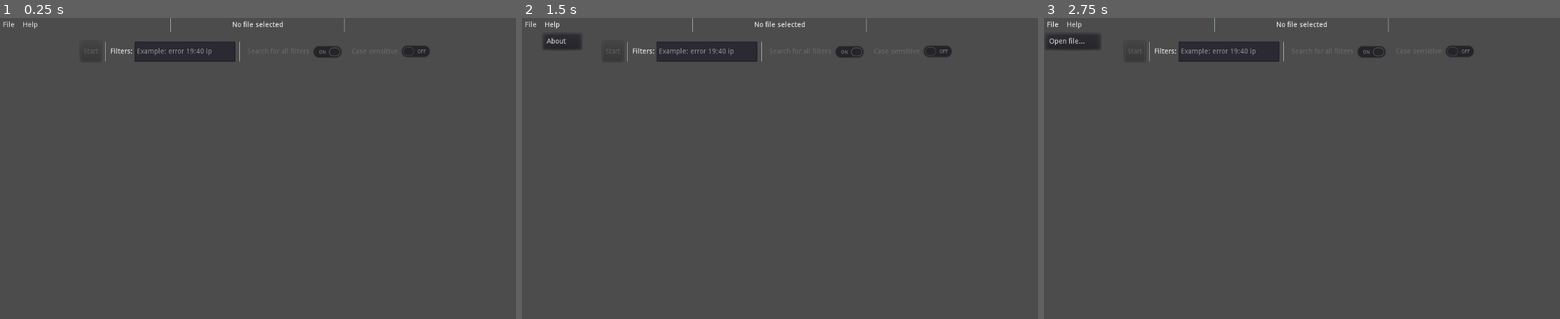
Above: before the commit, frames 1-3 (left to right).
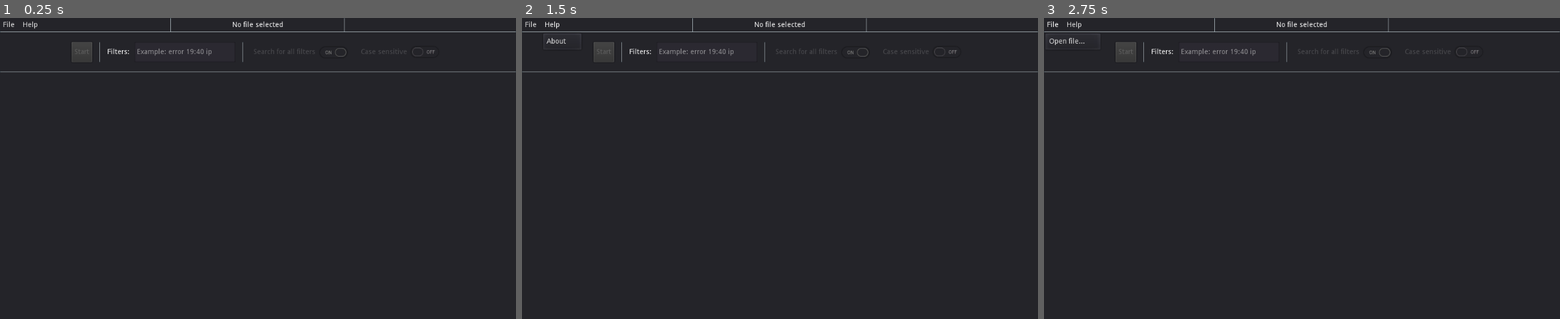
Above: after the commit, the same moments.

Repository: Lyaaaaaaaaaaaaaaa/Logs_Filter_2
Game: Godot game, scene res://src/main.tscn
Same seed, same stepped clock (60 frames per second), same inputs: the game is played once before the commit and once after it.
Inputs:
- Up to frame 1 (0.25 s): no input
- Up to frame 2 (1.5 s): click "File" at 0.5 s; click "Help" at 1.25 s
- Up to frame 3 (2.75 s): click "File" at 2 s

The runs differ from the first frame. In frame 1, 98% of the frame differs, in the area x 0-100%, y 0-100%; in frame 2, 97%; in frame 3, 97%.

Commit message:
Updated the interface
- The interface is now responsive

Diff:
--- a/Godot/src/interface/output_display.tscn
+++ b/Godot/src/interface/output_display.tscn
@@ -5,15 +5,27 @@
 [node name="OutputDisplay" type="Panel"]
 anchor_right = 1.0
 anchor_bottom = 1.0
-margin_right = -124.0
 script = ExtResource( 1 )
 __meta__ = {
 "_edit_use_anchors_": false
 }
 
-[node name="RichLabel" type="RichTextLabel" parent="."]
-margin_right = 900.0
-margin_bottom = 600.0
+[node name="MarginContainer" type="MarginContainer" parent="."]
+anchor_right = 1.0
+anchor_bottom = 1.0
+custom_constants/margin_right = 20
+custom_constants/margin_top = 20
+custom_constants/margin_left = 20
+custom_constants/margin_bottom = 20
+__meta__ = {
+"_edit_use_anchors_": false
+}
+
+[node name="RichLabel" type="RichTextLabel" parent="MarginContainer"]
+margin_left = 20.0
+margin_top = 20.0
+margin_right = 1004.0
+margin_bottom = 580.0
 focus_mode = 2
 tab_size = 2
 selection_enabled = true
--- a/Godot/src/interface/tool_bar.tscn
+++ b/Godot/src/interface/tool_bar.tscn
@@ -6,52 +6,59 @@
 anchor_right = 1.0
 anchor_bottom = 1.0
 margin_bottom = -520.0
+rect_min_size = Vector2( 0, 80 )
 script = ExtResource( 1 )
 __meta__ = {
 "_edit_use_anchors_": false
 }
 
-[node name="CenterContainer" type="CenterContainer" parent="."]
+[node name="MarginContainer" type="MarginContainer" parent="."]
+anchor_right = 1.0
+anchor_bottom = 1.0
+__meta__ = {
+"_edit_use_anchors_": false
+}
+
+[node name="CenterContainer" type="CenterContainer" parent="MarginContainer"]
 margin_right = 1024.0
 margin_bottom = 80.0
 __meta__ = {
 "_edit_use_anchors_": false
 }
 
-[node name="HBoxContainer" type="HBoxContainer" parent="CenterContainer"]
-margin_left = 160.0
+[node name="HBoxContainer" type="HBoxContainer" parent="MarginContainer/CenterContainer"]
+margin_left = 142.0
 margin_top = 20.0
-margin_right = 864.0
+margin_right = 882.0
 margin_bottom = 60.0
+custom_constants/separation = 10
 __meta__ = {
 "_edit_use_anchors_": false
 }
 
-[node name="StartButton" type="Button" parent="CenterContainer/HBoxContainer"]
+[node name="StartButton" type="Button" parent="MarginContainer/CenterContainer/HBoxContainer"]
 margin_right = 41.0
 margin_bottom = 40.0
 grow_horizontal = 2
-size_flags_horizontal = 3
-size_flags_vertical = 3
 disabled = true
 text = "Start"
 
-[node name="VSeparator" type="VSeparator" parent="CenterContainer/HBoxContainer"]
-margin_left = 45.0
-margin_right = 55.0
+[node name="VSeparator" type="VSeparator" parent="MarginContainer/CenterContainer/HBoxContainer"]
+margin_left = 51.0
+margin_right = 61.0
 margin_bottom = 40.0
 custom_constants/separation = 10
 
-[node name="Label" type="Label" parent="CenterContainer/HBoxContainer"]
-margin_left = 59.0
+[node name="Label" type="Label" parent="MarginContainer/CenterContainer/HBoxContainer"]
+margin_left = 71.0
 margin_top = 13.0
-margin_right = 103.0
+margin_right = 115.0
 margin_bottom = 27.0
 text = "Filters:"
 
-[node name="LineEdit" type="LineEdit" parent="CenterContainer/HBoxContainer"]
-margin_left = 107.0
-margin_right = 307.0
+[node name="LineEdit" type="LineEdit" parent="MarginContainer/CenterContainer/HBoxContainer"]
+margin_left = 125.0
+margin_right = 325.0
 margin_bottom = 40.0
 rect_min_size = Vector2( 200, 0 )
 expand_to_text_length = true
@@ -59,27 +66,27 @@
 placeholder_text = "Example: error 19:40 ip"
 caret_blink = true
 
-[node name="VSeparator2" type="VSeparator" parent="CenterContainer/HBoxContainer"]
-margin_left = 311.0
-margin_right = 321.0
+[node name="VSeparator2" type="VSeparator" parent="MarginContainer/CenterContainer/HBoxContainer"]
+margin_left = 335.0
+margin_right = 345.0
 margin_bottom = 40.0
 custom_constants/separation = 10
 
-[node name="SwitchModeButton" type="CheckButton" parent="CenterContainer/HBoxContainer"]
-margin_left = 325.0
-margin_right = 528.0
+[node name="SwitchModeButton" type="CheckButton" parent="MarginContainer/CenterContainer/HBoxContainer"]
+margin_left = 355.0
+margin_right = 558.0
 margin_bottom = 40.0
 mouse_default_cursor_shape = 2
 disabled = true
 pressed = true
 text = "Search for all filters"
 
-[node name="SwitchCaseSensitiveButton" type="CheckButton" parent="CenterContainer/HBoxContainer"]
-margin_left = 532.0
-margin_right = 704.0
+[node name="SwitchCaseSensitiveButton" type="CheckButton" parent="MarginContainer/CenterContainer/HBoxContainer"]
+margin_left = 568.0
+margin_right = 740.0
 margin_bottom = 40.0
 disabled = true
 text = "Case sensitive"
-[connection signal="pressed" from="CenterContainer/HBoxContainer/StartButton" to="." method="_on_StartButton_pressed"]
-[connection signal="pressed" from="CenterContainer/HBoxContainer/SwitchModeButton" to="." method="_on_SwitchModeButton_pressed"]
-[connection signal="pressed" from="CenterContainer/HBoxContainer/SwitchCaseSensitiveButton" to="." method="_on_SwitchCaseSensitiveButton_pressed"]
+[connection signal="pressed" from="MarginContainer/CenterContainer/HBoxContainer/StartButton" to="." method="_on_StartButton_pressed"]
+[connection signal="pressed" from="MarginContainer/CenterContainer/HBoxContainer/SwitchModeButton" to="." method="_on_SwitchModeButton_pressed"]
+[connection signal="pressed" from="MarginContainer/CenterContainer/HBoxContainer/SwitchCaseSensitiveButton" to="." method="_on_SwitchCaseSensitiveButton_pressed"]
--- a/Godot/src/interface/top_menu.tscn
+++ b/Godot/src/interface/top_menu.tscn
@@ -6,13 +6,21 @@
 anchor_right = 1.0
 anchor_bottom = 1.0
 margin_bottom = -572.0
+rect_min_size = Vector2( 0, 28 )
 size_flags_horizontal = 3
 script = ExtResource( 1 )
 __meta__ = {
 "_edit_use_anchors_": false
 }
 
-[node name="HBoxContainer" type="HBoxContainer" parent="."]
+[node name="MarginContainer" type="MarginContainer" parent="."]
+anchor_right = 1.0
+margin_bottom = 28.0
+__meta__ = {
+"_edit_use_anchors_": false
+}
+
+[node name="HBoxContainer" type="HBoxContainer" parent="MarginContainer"]
 margin_right = 1024.0
 margin_bottom = 28.0
 size_flags_horizontal = 3
@@ -21,7 +29,7 @@
 "_edit_use_anchors_": false
 }
 
-[node name="MenuItems" type="HBoxContainer" parent="HBoxContainer"]
+[node name="MenuItems" type="HBoxContainer" parent="MarginContainer/HBoxContainer"]
 margin_right = 333.0
 margin_bottom = 28.0
 size_flags_horizontal = 3
@@ -29,7 +37,7 @@
 "_edit_use_anchors_": false
 }
 
-[node name="FileButton" type="MenuButton" parent="HBoxContainer/MenuItems"]
+[node name="FileButton" type="MenuButton" parent="MarginContainer/HBoxContainer/MenuItems"]
 margin_right = 35.0
 margin_bottom = 28.0
 mouse_default_cursor_shape = 2
@@ -37,7 +45,7 @@
 items = [ "Open file...", null, 0, false, false, 0, 0, null, "", false ]
 switch_on_hover = true
 
-[node name="HelpButton" type="MenuButton" parent="HBoxContainer/MenuItems"]
+[node name="HelpButton" type="MenuButton" parent="MarginContainer/HBoxContainer/MenuItems"]
 margin_left = 39.0
 margin_right = 81.0
 margin_bottom = 28.0
@@ -46,7 +54,7 @@
 items = [ "About", null, 0, false, false, 0, 0, null, "", false ]
 switch_on_hover = true
 
-[node name="VSeparator" type="VSeparator" parent="HBoxContainer"]
+[node name="VSeparator" type="VSeparator" parent="MarginContainer/HBoxContainer"]
 margin_left = 337.0
 margin_right = 341.0
 margin_bottom = 28.0
@@ -54,7 +62,7 @@
 "_edit_use_anchors_": false
 }
 
-[node name="TopLabels" type="HBoxContainer" parent="HBoxContainer"]
+[node name="TopLabels" type="HBoxContainer" parent="MarginContainer/HBoxContainer"]
 margin_left = 345.0
 margin_right = 678.0
 margin_bottom = 28.0
@@ -64,14 +72,14 @@
 "_edit_use_anchors_": false
 }
 
-[node name="TopLabel" type="Label" parent="HBoxContainer/TopLabels"]
+[node name="TopLabel" type="Label" parent="MarginContainer/HBoxContainer/TopLabels"]
 margin_left = 116.0
 margin_top = 7.0
 margin_right = 217.0
 margin_bottom = 21.0
 text = "No file selected"
 
-[node name="VSeparator2" type="VSeparator" parent="HBoxContainer"]
+[node name="VSeparator2" type="VSeparator" parent="MarginContainer/HBoxContainer"]
 margin_left = 682.0
 margin_right = 686.0
 margin_bottom = 28.0
@@ -79,7 +87,7 @@
 "_edit_use_anchors_": false
 }
 
-[node name="TopRightLabels" type="HBoxContainer" parent="HBoxContainer"]
+[node name="TopRightLabels" type="HBoxContainer" parent="MarginContainer/HBoxContainer"]
 margin_left = 690.0
 margin_right = 1024.0
 margin_bottom = 28.0
@@ -89,7 +97,7 @@
 "_edit_use_anchors_": false
 }
 
-[node name="TopRightLabel" type="Label" parent="HBoxContainer/TopRightLabels"]
+[node name="TopRightLabel" type="Label" parent="MarginContainer/HBoxContainer/TopRightLabels"]
 margin_left = 167.0
 margin_top = 7.0
 margin_right = 167.0
--- a/Godot/src/main.tscn
+++ b/Godot/src/main.tscn
@@ -15,33 +15,47 @@
 "_edit_use_anchors_": false
 }
 
-[node name="Interface" type="VBoxContainer" parent="."]
-margin_right = 1024.0
-margin_bottom = 600.0
-custom_constants/separation = 27
+[node name="VBoxContainer" type="VBoxContainer" parent="."]
+anchor_right = 1.0
+anchor_bottom = 1.0
+custom_constants/separation = 0
 __meta__ = {
 "_edit_use_anchors_": false
 }
 
-[node name="TopMenu" parent="Interface" instance=ExtResource( 1 )]
+[node name="TopMenu" parent="VBoxContainer" instance=ExtResource( 1 )]
 anchor_right = 0.0
 anchor_bottom = 0.0
 margin_right = 1024.0
-margin_bottom = 0.0
+margin_bottom = 28.0
 
-[node name="ToolBar" parent="Interface" instance=ExtResource( 2 )]
+[node name="HSeparator2" type="HSeparator" parent="VBoxContainer"]
+margin_top = 28.0
+margin_right = 1024.0
+margin_bottom = 28.0
+custom_constants/separation = 0
+
+[node name="ToolBar" parent="VBoxContainer" instance=ExtResource( 2 )]
 anchor_right = 0.0
 anchor_bottom = 0.0
-margin_top = 27.0
+margin_top = 28.0
 margin_right = 1024.0
-margin_bottom = 27.0
+margin_bottom = 108.0
 
-[node name="OutputDisplay" parent="Interface" instance=ExtResource( 4 )]
+[node name="HSeparator" type="HSeparator" parent="VBoxContainer"]
+margin_top = 108.0
+margin_right = 1024.0
+margin_bottom = 108.0
+custom_constants/separation = 0
+
+[node name="OutputDisplay" parent="VBoxContainer" instance=ExtResource( 4 )]
 anchor_right = 0.0
 anchor_bottom = 0.0
-margin_top = 54.0
+margin_top = 108.0
 margin_right = 1024.0
-margin_bottom = 54.0
+margin_bottom = 600.0
+size_flags_horizontal = 3
+size_flags_vertical = 3
 
 [node name="Dialogs" type="Control" parent="."]
 visible = false
@@ -55,9 +69,9 @@
 visible = false
 
 [node name="FileDialog" parent="Dialogs" instance=ExtResource( 6 )]
-[connection signal="about_button_pressed" from="Interface/TopMenu" to="." method="_on_TopMenu_about_button_pressed"]
-[connection signal="open_file_button_pressed" from="Interface/TopMenu" to="." method="_on_TopMenu_open_file_button_pressed"]
-[connection signal="start_button_pressed" from="Interface/ToolBar" to="." method="_on_ToolBar_start_button_pressed"]
-[connection signal="switch_case_sensitive_button_pressed" from="Interface/ToolBar" to="." method="_on_ToolBar_switch_case_sensitive_button_pressed"]
-[connection signal="switch_mode_button_pressed" from="Interface/ToolBar" to="." method="_on_ToolBar_switch_mode_button_pressed"]
+[connection signal="about_button_pressed" from="VBoxContainer/TopMenu" to="." method="_on_TopMenu_about_button_pressed"]
+[connection signal="open_file_button_pressed" from="VBoxContainer/TopMenu" to="." method="_on_TopMenu_open_file_button_pressed"]
+[connection signal="start_button_pressed" from="VBoxContainer/ToolBar" to="." method="_on_ToolBar_start_button_pressed"]
+[connection signal="switch_case_sensitive_button_pressed" from="VBoxContainer/ToolBar" to="." method="_on_ToolBar_switch_case_sensitive_button_pressed"]
+[connection signal="switch_mode_button_pressed" from="VBoxContainer/ToolBar" to="." method="_on_ToolBar_switch_mode_button_pressed"]
 [connection signal="file_selected" from="Dialogs/FileDialog" to="." method="_on_FileDialog_file_selected"]
